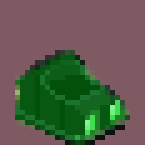
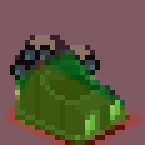
Two versions of the same layered image (145x145). Layer-by-layer changes:
showed "Collider" over (x1=5, y1=60, x2=145, y2=145)
showed "GhostCar02.png" over (x1=15, y1=45, x2=130, y2=145)
showed group "GhostCar03.png" (2 layers) over (x1=15, y1=35, x2=130, y2=145)
showed "Layer 1" (1st of 2, in "GhostCar03.png") over (x1=20, y1=35, x2=85, y2=110)
showed "Car" (1st of 2, in "GhostCar03.png") over (x1=15, y1=50, x2=130, y2=145)
showed group "GhostCar04.png" (2 layers) over (x1=10, y1=50, x2=130, y2=145)
showed "Layer 1" (2nd of 2, in "GhostCar04.png") over (x1=10, y1=50, x2=65, y2=125)
showed "Car" (2nd of 2, in "GhostCar04.png") over (x1=15, y1=50, x2=130, y2=145)
